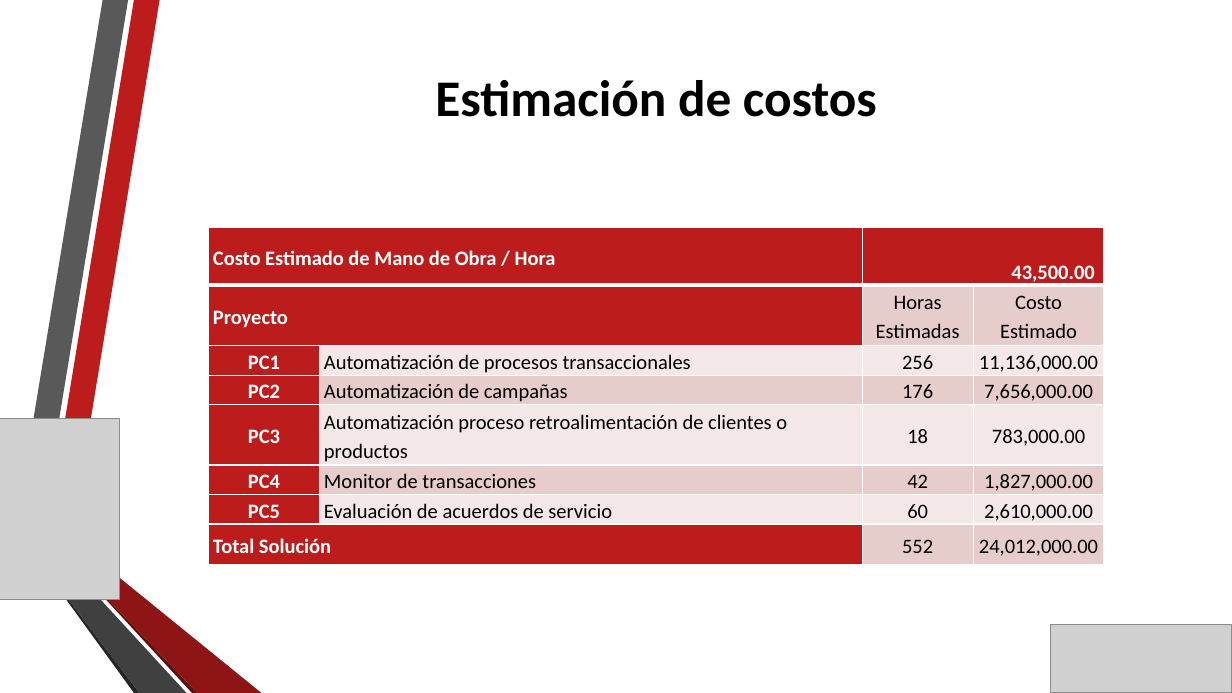
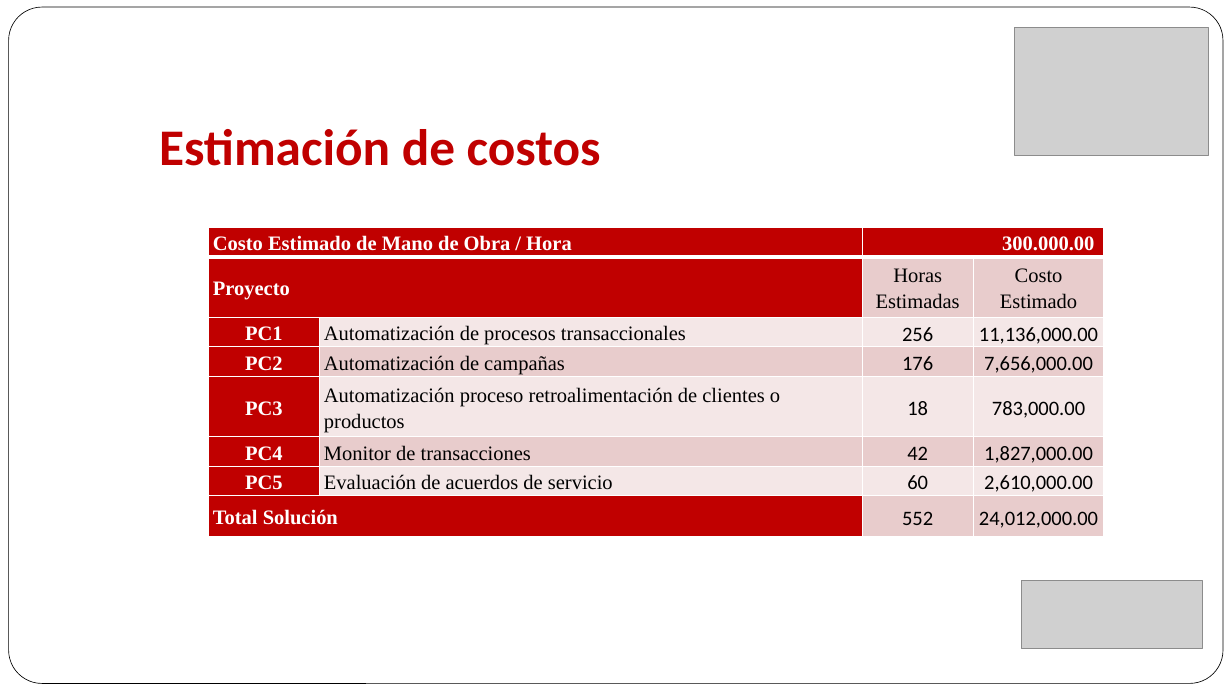
Before and after one commit to gaudisolutions/ecos, a slide deck: slide 18 of Proyecto I/Presentación/Arquitectura Objetivo MPLA.pptx (slide 26 before the commit). Drawn at 1232x693 pixels with LibreOffice and Linux fonts; fonts in the diff are those of the drawing; grey boxes stand for pictures; background and template pictures are left out. Boxes give left, top, right and bottom in pixels: in the first picture for what was removed or moved away, otherwise in the second. Text is boxed around its words. In the diff, an @@ line names an element or a change of style, - is before the commit and + after.

```diff
--- a/Proyecto I/Presentación/Arquitectura Objetivo MPLA.pptx
+++ b/Proyecto I/Presentación/Arquitectura Objetivo MPLA.pptx
@@ rounded rectangle added at (8, 7, 1223, 684), fill #FFFFFF, outline #000000 0.5 pt @@
@@ title "Estimación de costos" at (159, 129, 601, 166): text colour #000000 to #C00000; alignment centre to left; vertical alignment middle to bottom @@
@@ picture added at (1015, 27, 1209, 155) @@
@@ table at (209, 227, 1104, 537) @@
-row 1, column 3: 43,500.00
+row 1, column 3: 300.000.00
@@ fill #BC1C1C to #C00000 in 9 cells @@
@@ fill #E7CDCD to #E8CCCC in 10 cells @@
@@ fill #F3E8E8 to #F4E7E7 in 9 cells @@
@@ font Calibri to Times New Roman in "Costo Estimado de Mano de Obra / ...", "Proyecto", "Horas Estimadas", "Costo Estimado" and 11 more places @@
@@ picture removed at (0, 419, 119, 600) @@
@@ group removed at (15, 0, 262, 693): 6 freeform shapes @@
@@ picture: place and size @@
-picture at (1051, 625, 1232, 693)
+picture at (1021, 580, 1202, 649)
```
Also in this commit, not shown: 20 other slides changed, 4 slides added, 12 slides removed, 1 other file.
